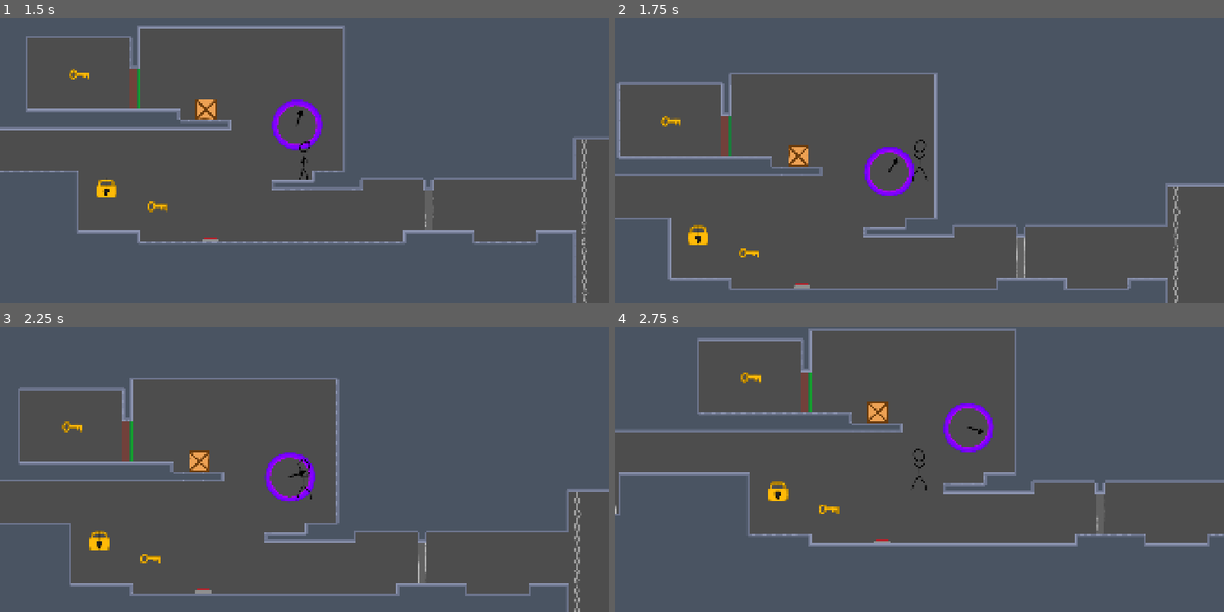
Above: before the commit, frames 1-4 (two rows, left to right).
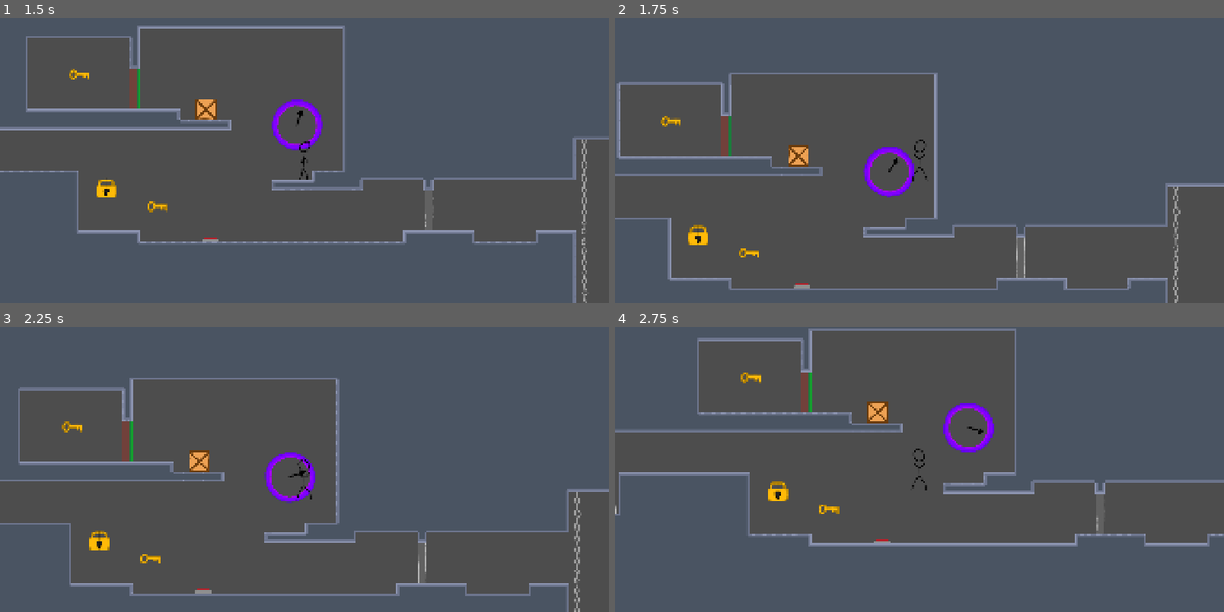
Above: after the commit, the same moments.

Repository: Crimbane/puzzle-platformer
Game: Godot game, scene res://Scenes/main.tscn
Same seed, same stepped clock (60 frames per second), same inputs: the game is played once before the commit and once after it.
Inputs:
- Up to frame 1 (1.5 s): hold D (Move Right) from 0.53 s (still down); tap C (Crouch) at 0.6, 1.35 s; tap Space (Jump) at 0.77 s
- Up to frame 2 (1.75 s): keep holding D (Move Right); tap Space (Jump) at 1.52 s
- Up to frame 3 (2.25 s): release D (Move Right) at 2.03 s; hold A (Move Left) from 2.03 s (still down); tap C (Crouch) at 2.1 s
- Up to frame 4 (2.75 s): keep holding A (Move Left)

Frame 1 is identical in both runs. In frame 2, less than 0.1% of the frame differs, in the area x 40-49%, y 45-63%; in frame 3, less than 0.1%; in frame 4, 0.1%, in the area x 53-63%, y 26-43%.

Commit message:
Teleport cooldown animation
And speed up portal while active

Diff:
--- a/Scripts/portal.gd
+++ b/Scripts/portal.gd
@@ -2,7 +2,9 @@
 
 var portalPosition: Vector2
 var teleportTimer: = 5
-var teleportCooldown: = 2
+var teleportCooldown: = 4
+
+var tween
 
 func _ready() -> void:
 	body_entered.connect(_on_body_entered)
@@ -13,15 +15,29 @@
 		#disabling collision did not work. Disabling monitoring stops Area2D from listening to more events
 		set_deferred("monitoring", false)
 
-		var tween = create_tween()
+
+		resetTween()
 		tween.tween_method(set_rotation_degrees, 0.0, 360.0, teleportTimer)
 
-		#$AnimatedSprite2D.speed_scale = 10
+		$AnimatedSprite2D.speed_scale = 4
 
 		await get_tree().create_timer(teleportTimer).timeout
 		body.teleport.emit(portalPosition)
 
-		#$AnimatedSprite2D.speed_scale = 1
+		$AnimatedSprite2D.speed_scale = 1
+
+
+		resetTween()
+		tween.tween_property(self, "scale", Vector2(), 0.01) # self or $AnimatedSprite2D works
+		await get_tree().create_timer(0.01).timeout
+		resetTween()
+		tween.tween_property(self, "scale", Vector2(1,1), teleportCooldown).set_trans(Tween.TRANS_SINE).set_ease(Tween.EASE_OUT)
+
 		await get_tree().create_timer(teleportCooldown).timeout
 
 		set_deferred("monitoring", true)
+
+func resetTween() -> void:
+	if tween:
+		tween.kill()
+	tween = create_tween()
